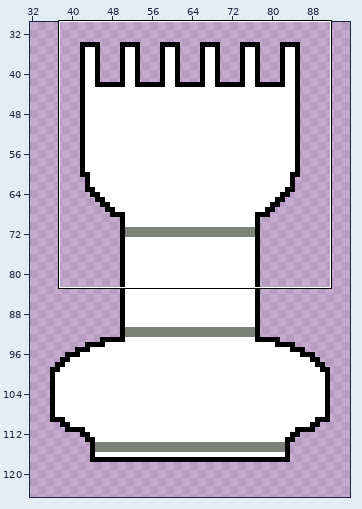
One commit to this pixel-art file: aseprite/Rook_White.aseprite. Above: a wide view before the commit, with the close-up outlined.
Close-up. Before the edit:
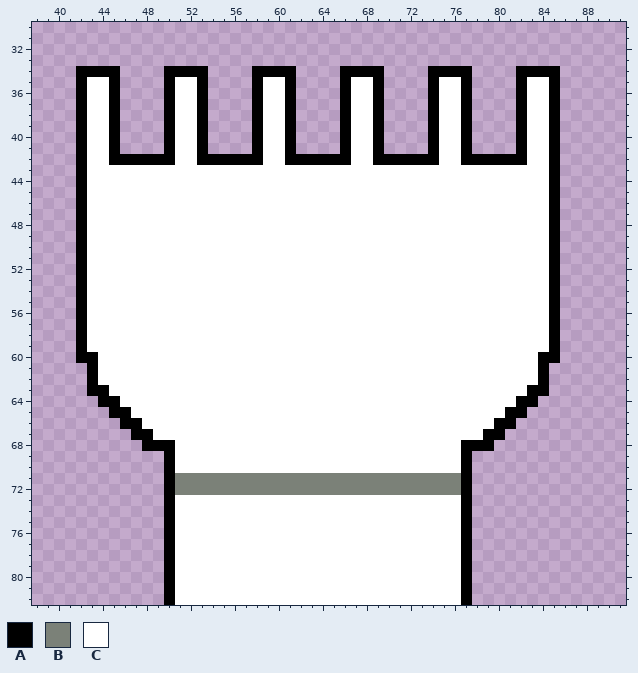
128x128 pixels, 1 frame. Shown: x 38..91, y 30..82. The wide view leaves out empty margins. The commit also changed other parts of the picture, which this record leaves out.
Visible layers, top first: "Right", "Left".
Palette (. is transparent): A #000000  B #7b8178  C #ffffff
Pixels before (only the part around the change), first column x 38:
30 .....................................................
31 .....................................................
32 .....................................................
33 .....................................................
34 ....AAAA....AAAA....AAAA....AAAA....AAAA....AAAA.....
35 ....ACCA....ACCA....ACCA....ACCA....ACCA....ACCA.....
36 ....ACCA....ACCA....ACCA....ACCA....ACCA....ACCA.....
37 ....ACCA....ACCA....ACCA....ACCA....ACCA....ACCA.....
38 ....ACCA....ACCA....ACCA....ACCA....ACCA....ACCA.....
39 ....ACCA....ACCA....ACCA....ACCA....ACCA....ACCA.....
40 ....ACCA....ACCA....ACCA....ACCA....ACCA....ACCA.....
41 ....ACCA....ACCA....ACCA....ACCA....ACCA....ACCA.....
42 ....ACCAAAAAACCAAAAAACCAAAAAACCAAAAAACCAAAAAACCA.....
43 ....ACCCCCCCCCCCCCCCCCCCCCCCCCCCCCCCCCCCCCCCCCCA.....
44 ....ACCCCCCCCCCCCCCCCCCCCCCCCCCCCCCCCCCCCCCCCCCA.....
45 ....ACCCCCCCCCCCCCCCCCCCCCCCCCCCCCCCCCCCCCCCCCCA.....
46 ....ACCCCCCCCCCCCCCCCCCCCCCCCCCCCCCCCCCCCCCCCCCA.....
47 ....ACCCCCCCCCCCCCCCCCCCCCCCCCCCCCCCCCCCCCCCCCCA.....
48 ....ACCCCCCCCCCCCCCCCCCCCCCCCCCCCCCCCCCCCCCCCCCA.....
49 ....ACCCCCCCCCCCCCCCCCCCCCCCCCCCCCCCCCCCCCCCCCCA.....
50 ....ACCCCCCCCCCCCCCCCCCCCCCCCCCCCCCCCCCCCCCCCCCA.....
51 ....ACCCCCCCCCCCCCCCCCCCCCCCCCCCCCCCCCCCCCCCCCCA.....
52 ....ACCCCCCCCCCCCCCCCCCCCCCCCCCCCCCCCCCCCCCCCCCA.....
53 ....ACCCCCCCCCCCCCCCCCCCCCCCCCCCCCCCCCCCCCCCCCCA.....
54 ....ACCCCCCCCCCCCCCCCCCCCCCCCCCCCCCCCCCCCCCCCCCA.....
55 ....ACCCCCCCCCCCCCCCCCCCCCCCCCCCCCCCCCCCCCCCCCCA.....
56 ....ACCCCCCCCCCCCCCCCCCCCCCCCCCCCCCCCCCCCCCCCCCA.....
57 ....ACCCCCCCCCCCCCCCCCCCCCCCCCCCCCCCCCCCCCCCCCCA.....
58 ....ACCCCCCCCCCCCCCCCCCCCCCCCCCCCCCCCCCCCCCCCCCA.....
59 ....ACCCCCCCCCCCCCCCCCCCCCCCCCCCCCCCCCCCCCCCCCCA.....
60 ....AACCCCCCCCCCCCCCCCCCCCCCCCCCCCCCCCCCCCCCCCAA.....
61 .....ACCCCCCCCCCCCCCCCCCCCCCCCCCCCCCCCCCCCCCCCA......
62 .....ACCCCCCCCCCCCCCCCCCCCCCCCCCCCCCCCCCCCCCCCA......
63 .....AACCCCCCCCCCCCCCCCCCCCCCCCCCCCCCCCCCCCCCAA......
64 ......AACCCCCCCCCCCCCCCCCCCCCCCCCCCCCCCCCCCCAA.......
65 .......AACCCCCCCCCCCCCCCCCCCCCCCCCCCCCCCCCCAA........
66 ........AACCCCCCCCCCCCCCCCCCCCCCCCCCCCCCCCAA.........
67 .........AACCCCCCCCCCCCCCCCCCCCCCCCCCCCCCAA..........
68 ..........AAACCCCCCCCCCCCCCCCCCCCCCCCCCAAA...........
69 ............ACCCCCCCCCCCCCCCCCCCCCCCCCCA.............
70 ............ACCCCCCCCCCCCCCCCCCCCCCCCCCA.............
71 ............ABBBBBBBBBBBBBBBBBBBBBBBBBBA.............
72 ............ABBBBBBBBBBBBBBBBBBBBBBBBBBA.............
73 ............ACCCCCCCCCCCCCCCCCCCCCCCCCCA.............
74 ............ACCCCCCCCCCCCCCCCCCCCCCCCCCA.............
75 ............ACCCCCCCCCCCCCCCCCCCCCCCCCCA.............
76 ............ACCCCCCCCCCCCCCCCCCCCCCCCCCA.............
77 ............ACCCCCCCCCCCCCCCCCCCCCCCCCCA.............
78 ............ACCCCCCCCCCCCCCCCCCCCCCCCCCA.............
79 ............ACCCCCCCCCCCCCCCCCCCCCCCCCCA.............
80 ............ACCCCCCCCCCCCCCCCCCCCCCCCCCA.............
81 ............ACCCCCCCCCCCCCCCCCCCCCCCCCCA.............
82 ............ACCCCCCCCCCCCCCCCCCCCCCCCCCA.............
The same view after the edit:
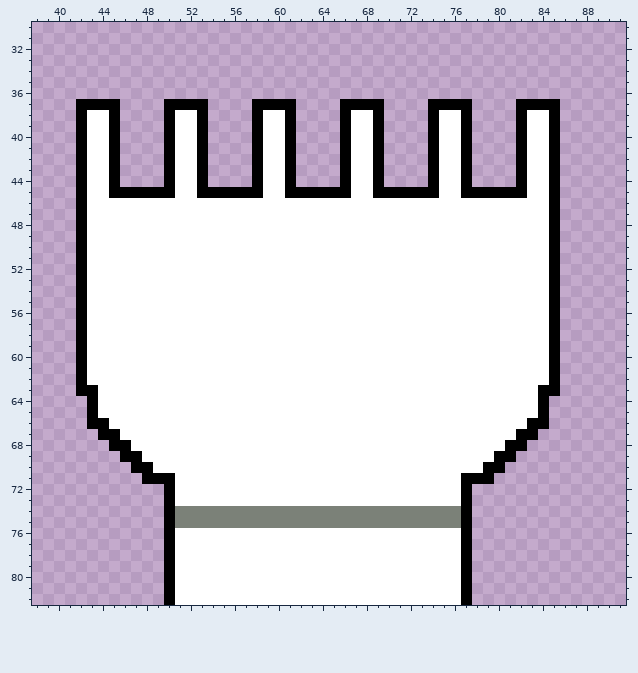
Difference:
Layers "Right", "Left":
y 34: x 42..45 AAAA -> ....; x 50..53 AAAA -> ....; x 58..61 AAAA -> ....; x 66..69 AAAA -> ....; x 74..77 AAAA -> ....; x 82..85 AAAA -> ....
y 35..36: x 42..45 ACCA -> ....; x 50..53 ACCA -> ....; x 58..61 ACCA -> ....; x 66..69 ACCA -> ....; x 74..77 ACCA -> ....; x 82..85 ACCA -> ....
y 37: x 43..44 CC -> AA; x 51..52 CC -> AA; x 59..60 CC -> AA; x 67..68 CC -> AA; x 75..76 CC -> AA; x 83..84 CC -> AA
y 42: x 46..49 AAAA -> ....; x 54..57 AAAA -> ....; x 62..65 AAAA -> ....; x 70..73 AAAA -> ....; x 78..81 AAAA -> ....
y 43..44: x 45..50 CCCCCC -> A....A; x 53..58 CCCCCC -> A....A; x 61..66 CCCCCC -> A....A; x 69..74 CCCCCC -> A....A; x 77..82 CCCCCC -> A....A
y 45: x 45..50 CCCCCC -> AAAAAA; x 53..58 CCCCCC -> AAAAAA; x 61..66 CCCCCC -> AAAAAA; x 69..74 CCCCCC -> AAAAAA; x 77..82 CCCCCC -> AAAAAA
y 60: x 43 A -> C; x 84 A -> C
y 61..62: x 42..43 .A -> AC; x 84..85 A. -> CA
y 63: x 42 . -> A; x 44 A -> C; x 83 A -> C; x 85 . -> A
y 64: x 43..45 .AA -> ACC; x 82..84 AA. -> CCA
y 65: x 43..46 ..AA -> ACCC; x 81..84 AA.. -> CCCA
y 66: x 43..47 ...AA -> AACCC; x 80..84 AA... -> CCCAA
y 67: x 44..48 ...AA -> AACCC; x 79..83 AA... -> CCCAA
y 68: x 45..50 ...AAA -> AACCCC; x 77..82 AAA... -> CCCCAA
y 69: x 46..50 ....A -> AACCC; x 77..81 A.... -> CCCAA
y 70: x 47..50 ...A -> AACC; x 77..80 A... -> CCAA
y 71: x 48..49 .. -> AA; x 51..76 BBBBBBBBBBBBBBBBBBBBBBBBBB -> CCCCCCCCCCCCCCCCCCCCCCCCCC; x 78..79 .. -> AA
y 72: x 51..76 BBBBBBBBBBBBBBBBBBBBBBBBBB -> CCCCCCCCCCCCCCCCCCCCCCCCCC
y 74..75: x 51..76 CCCCCCCCCCCCCCCCCCCCCCCCCC -> BBBBBBBBBBBBBBBBBBBBBBBBBB
Changed places in both close-ups, as pixel boxes (x1, y1, x2, y2):
changed: (76, 66, 120, 110)
changed: (164, 66, 296, 110)
changed: (340, 66, 384, 110)
changed: (428, 66, 560, 110)
changed: (109, 154, 527, 198)
changed: (76, 352, 560, 528)
